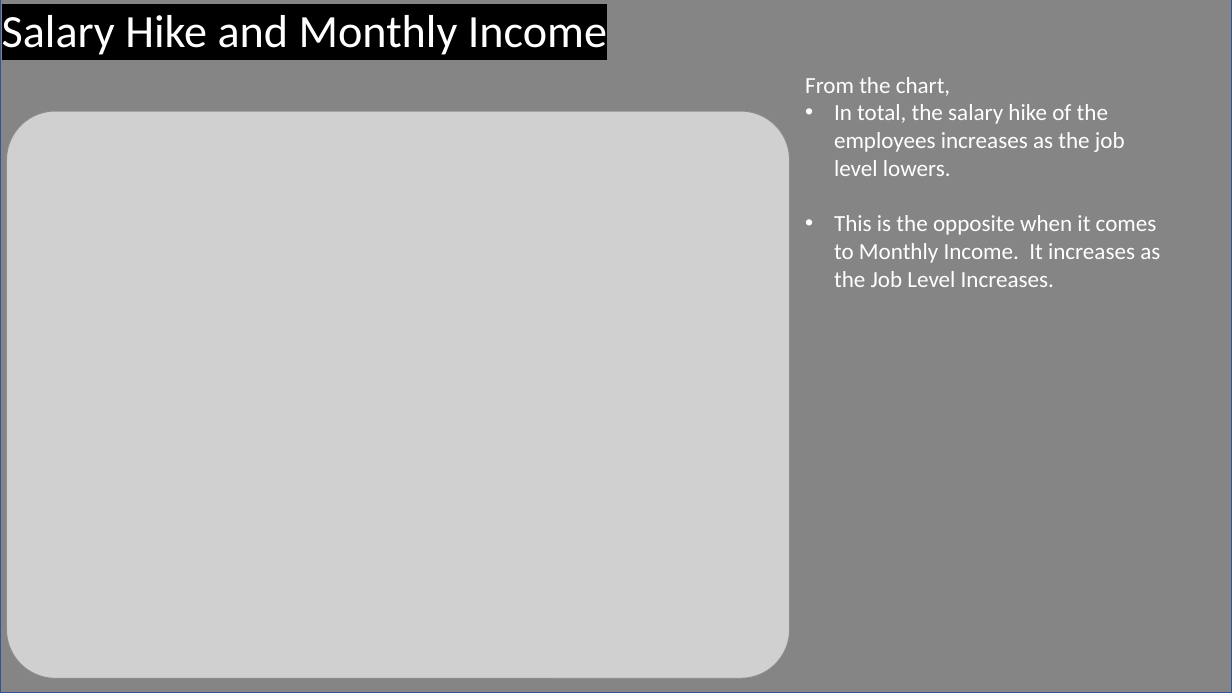
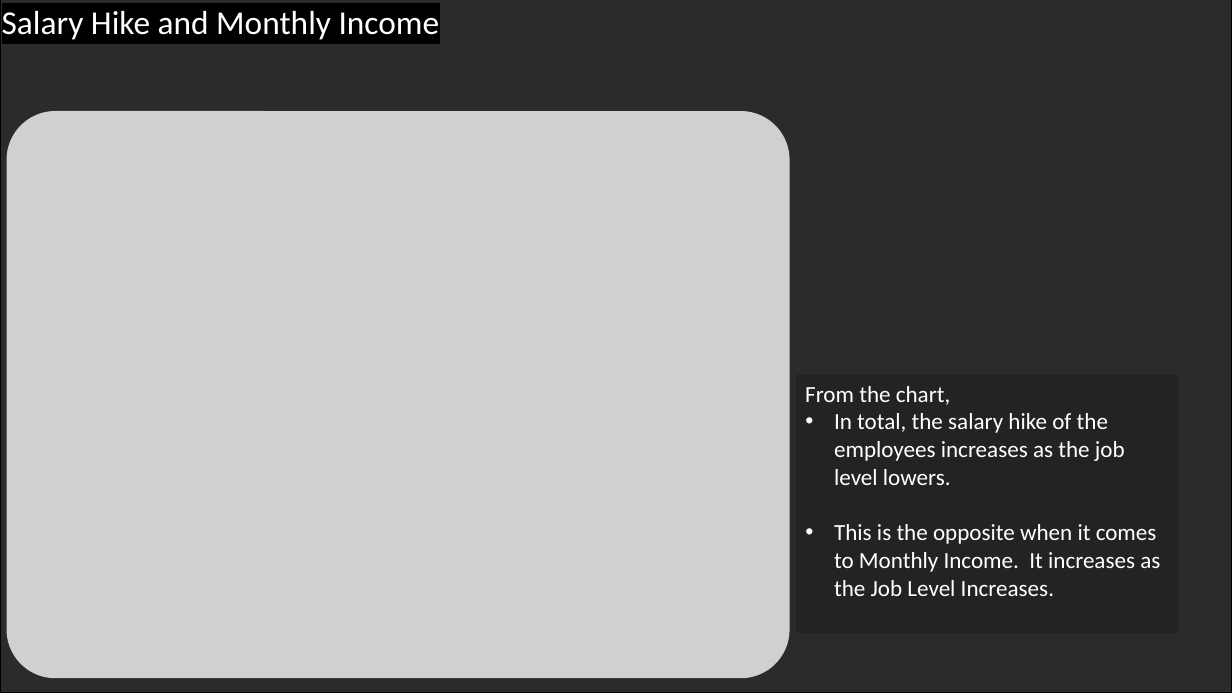
Before and after one commit to mich7000/my-data-science-and-machine-learning-portfolio, a slide deck: slide 3 of Employee Attrition Data Analysis/report-slides.pptx. Drawn at 1232x693 pixels with LibreOffice and Linux fonts; fonts in the diff are those of the drawing; grey boxes stand for pictures; background and template pictures are left out. Boxes give left, top, right and bottom in pixels: in the first picture for what was removed or moved away, otherwise in the second. Text is boxed around its words. In the diff, an @@ line names an element or a change of style, - is before the commit and + after.

```diff
--- a/Employee Attrition Data Analysis/report-slides.pptx
+++ b/Employee Attrition Data Analysis/report-slides.pptx
@@ text "Salary Hike and Monthly Income" at (x1=2, y1=11, x2=440, y2=40): size 36 to 26 pt @@
@@ rectangle at (x1=0, y1=0, x2=1232, y2=693): outline #325491 1 pt to #000000 2 pt @@
@@ rectangle "From the chart," resized from (x1=805, y1=77, x2=1160, y2=287) to (x1=797, y1=374, x2=1178, y2=633) @@
@@ rectangle "From the chart," at (x1=797, y1=374, x2=1178, y2=633): fill none to #1C1C1C at 53% opacity @@
```
Also in this commit, not shown: 8 other slides changed, 1 slide removed, 2 other files.
